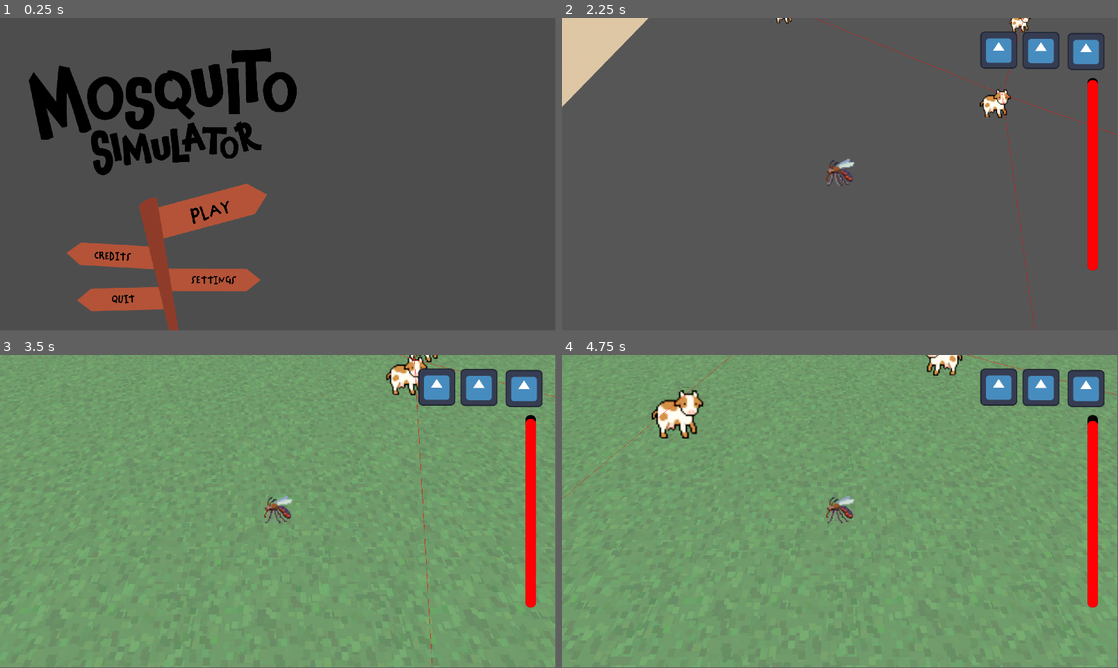
Above: before the commit, frames 1-4 (two rows, left to right).
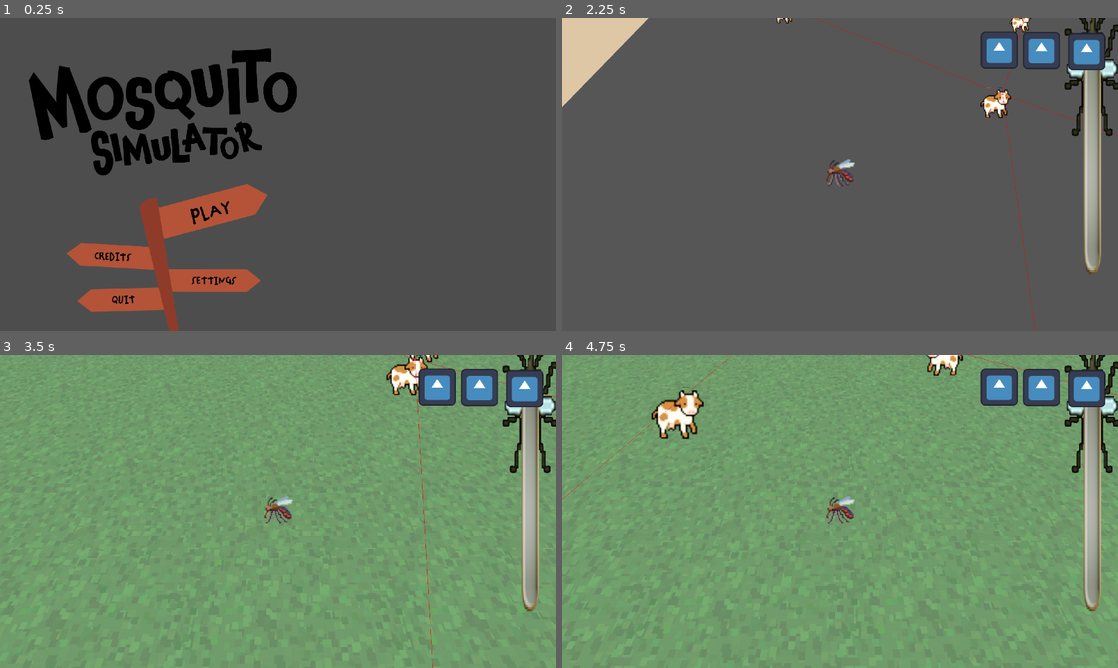
Above: after the commit, the same moments.

Repository: BrownRISDGameDevelopers/mosquito-simulator
Game: Godot game, scene res://scenes/MainMenu.tscn
Two runs of this game, one before a commit and one after it. Both use one fixed random seed, a clock stepped at 60 frames per second and the inputs below. The engine's default icon, where the game draws it, is replaced by a stand-in: a white triangle on a blue panel in a dark square.
Inputs (mouse positions are in pixels of both pictures, inside the frame that each line leads up to):
- Up to frame 1 (0.25 s): no input
- Up to frame 2 (2.25 s): click (673, 255) at 0.5 s; click (634, 68) at 1.25 s; click (773, 208) at 2 s
- Up to frame 3 (3.5 s): tap Enter at 2.75 s; hold D (right) from 2.78 s (still down); hold Shift (sprint) from 2.78 s (still down)
- Up to frame 4 (4.75 s): release D (right) at 3.53 s; release Shift (sprint) at 3.53 s; hold S (down) 3.53-4.28 s; tap Space (suck) at 3.6 s; hold D (right) from 4.28 s (still down); hold Shift (sprint) from 4.28 s (still down)
The window is 799x449 before the commit and 800x450 after it. Grey fills any space a smaller window leaves; there, only what the larger window draws over its background counts as a difference.

The runs differ from the first frame. In frame 1, 1.0% of the frame differs, in the area x 8-70%, y 9-100%; in frame 2, 3.7%; in frame 3, 3.8%, in the area x 3-100%, y 0-100%; in frame 4, 3.7%.

Commit message:
feat(ui): import ui and fix project scaling

Diff:
--- a/project.godot
+++ b/project.godot
@@ -25,6 +25,7 @@
 window/size/viewport_height=1080
 window/size/mode=2
 window/size/borderless=true
+window/stretch/mode="viewport"
 
 [global_group]
 
--- a/scenes/BloodBar.tscn
+++ b/scenes/BloodBar.tscn
@@ -1,6 +1,7 @@
-[gd_scene load_steps=4 format=3 uid="uid://cuudj6gmqmnno"]
+[gd_scene load_steps=5 format=3 uid="uid://cuudj6gmqmnno"]
 
 [ext_resource type="Script" uid="uid://dvw2xug5adtq0" path="res://blood_bar.gd" id="1_oj3me"]
+[ext_resource type="Texture2D" uid="uid://bjmi18yp3fjfx" path="res://assets/drive-download-20251115T215627Z-1-001/bar backing (1).png" id="2_qrlab"]
 
 [sub_resource type="StyleBoxFlat" id="StyleBoxFlat_mk6yt"]
 bg_color = Color(0, 0, 0, 1)
@@ -57,5 +58,17 @@
 process_thread_messages = 0
 wait_time = 0.1
 
+[node name="NinePatchRect" type="NinePatchRect" parent="."]
+layout_mode = 0
+offset_left = 1927.0
+offset_top = -44.0
+offset_right = 2854.628
+offset_bottom = 148.0
+rotation = 1.5707964
+texture = ExtResource("2_qrlab")
+region_rect = Rect2(6, 3, 1140, 380)
+patch_margin_left = 488
+patch_margin_right = 108
+
 [connection signal="timeout" from="TimeLeft" to="." method="_on_timer_timeout"]
 [connection signal="timeout" from="BloodSucked" to="." method="_on_blood_sucked_timeout"]
--- a/scenes/Credits.tscn
+++ b/scenes/Credits.tscn
@@ -1,20 +1,161 @@
-[gd_scene load_steps=3 format=3 uid="uid://c20xnrto8bbf"]
+[gd_scene load_steps=5 format=3 uid="uid://c20xnrto8bbf"]
 
 [ext_resource type="Script" uid="uid://3ycpf45ykl2r" path="res://scripts/credits.gd" id="1_hi4w3"]
 [ext_resource type="Texture2D" uid="uid://cj60pd5jjrrg2" path="res://assets/ui/Credits Screen.png" id="2_spvsy"]
+[ext_resource type="FontFile" uid="uid://c7vbvnaiafor2" path="res://assets/fonts/Chaloops Medium.otf" id="3_y8nor"]
+[ext_resource type="FontFile" uid="uid://dnjrrjnmwxpyp" path="res://assets/fonts/Chinchilla Regular.otf" id="4_al82v"]
 
-[node name="Credits" type="Node2D"]
+[node name="Credits" type="Control"]
+layout_mode = 3
+anchors_preset = 15
+anchor_right = 1.0
+anchor_bottom = 1.0
+grow_horizontal = 2
+grow_vertical = 2
 script = ExtResource("1_hi4w3")
 
 [node name="TextureRect" type="TextureRect" parent="."]
-offset_right = 1920.0
-offset_bottom = 1080.0
+layout_mode = 1
+anchors_preset = 15
+anchor_right = 1.0
+anchor_bottom = 1.0
+grow_horizontal = 2
+grow_vertical = 2
 texture = ExtResource("2_spvsy")
 
 [node name="Return" type="TextureButton" parent="."]
-offset_left = 207.0
-offset_top = 121.0
-offset_right = 312.0
-offset_bottom = 226.0
+layout_mode = 1
+anchors_preset = -1
+anchor_left = 0.106770836
+anchor_top = 0.11203704
+anchor_right = 0.1625
+anchor_bottom = 0.20925926
+metadata/_edit_use_anchors_ = true
+
+[node name="HBoxContainer" type="HBoxContainer" parent="."]
+layout_mode = 1
+anchors_preset = -1
+anchor_left = 0.16302083
+anchor_top = 0.3074074
+anchor_right = 0.8755208
+anchor_bottom = 0.8175926
+grow_horizontal = 2
+grow_vertical = 2
+theme_override_constants/separation = 160
+metadata/_edit_use_anchors_ = true
+
+[node name="Producer & Sound" type="VBoxContainer" parent="HBoxContainer"]
+layout_mode = 2
+size_flags_horizontal = 3
+size_flags_vertical = 0
+theme_override_constants/separation = 32
+
+[node name="Label" type="Label" parent="HBoxContainer/Producer & Sound"]
+layout_mode = 2
+size_flags_vertical = 6
+theme_override_colors/font_color = Color(0, 0, 0, 1)
+theme_override_fonts/font = ExtResource("3_y8nor")
+theme_override_font_sizes/font_size = 64
+text = "PRODUCERS"
+horizontal_alignment = 1
+metadata/_edit_use_anchors_ = true
+
+[node name="Names" type="Label" parent="HBoxContainer/Producer & Sound"]
+layout_mode = 2
+theme_override_colors/font_color = Color(0, 0, 0, 1)
+theme_override_fonts/font = ExtResource("4_al82v")
+theme_override_font_sizes/font_size = 52
+text = "MAGGIE WENG
+ERIC WU
+"
+horizontal_alignment = 1
+uppercase = true
+metadata/_edit_use_anchors_ = true
+
+[node name="Label2" type="Label" parent="HBoxContainer/Producer & Sound"]
+layout_mode = 2
+size_flags_vertical = 6
+theme_override_colors/font_color = Color(0, 0, 0, 1)
+theme_override_fonts/font = ExtResource("3_y8nor")
+theme_override_font_sizes/font_size = 64
+text = "SOUND"
+horizontal_alignment = 1
+metadata/_edit_use_anchors_ = true
+
+[node name="Names2" type="Label" parent="HBoxContainer/Producer & Sound"]
+layout_mode = 2
+size_flags_vertical = 0
+theme_override_colors/font_color = Color(0, 0, 0, 1)
+theme_override_fonts/font = ExtResource("4_al82v")
+theme_override_font_sizes/font_size = 52
+text = "CAMERON SMITH"
+horizontal_alignment = 1
+uppercase = true
+metadata/_edit_use_anchors_ = true
+
+[node name="Artist" type="VBoxContainer" parent="HBoxContainer"]
+layout_mode = 2
+size_flags_horizontal = 3
+size_flags_vertical = 0
+theme_override_constants/separation = 32
+
+[node name="Label" type="Label" parent="HBoxContainer/Artist"]
+layout_mode = 2
+size_flags_vertical = 6
+theme_override_colors/font_color = Color(0, 0, 0, 1)
+theme_override_fonts/font = ExtResource("3_y8nor")
+theme_override_font_sizes/font_size = 64
+text = "ARTIST"
+horizontal_alignment = 1
+metadata/_edit_use_anchors_ = true
+
+[node name="Names" type="Label" parent="HBoxContainer/Artist"]
+layout_mode = 2
+size_flags_vertical = 2
+theme_override_colors/font_color = Color(0, 0, 0, 1)
+theme_override_fonts/font = ExtResource("4_al82v")
+theme_override_font_sizes/font_size = 52
+text = "TREVOR PHAN
+MICHELLE GU
+NITIKA RAO
+ALENA ZHANG
+RITVIK BHADURY
+SIJIE YAN
+SARAH NEIDICH
+TAIRA SCHUMAN"
+horizontal_alignment = 1
+uppercase = true
+metadata/_edit_use_anchors_ = true
+
+[node name="Programmer" type="VBoxContainer" parent="HBoxContainer"]
+layout_mode = 2
+size_flags_horizontal = 3
+size_flags_vertical = 0
+theme_override_constants/separation = 32
+
+[node name="Label" type="Label" parent="HBoxContainer/Programmer"]
+layout_mode = 2
+size_flags_vertical = 6
+theme_override_colors/font_color = Color(0, 0, 0, 1)
+theme_override_fonts/font = ExtResource("3_y8nor")
+theme_override_font_sizes/font_size = 64
+text = "PROGRAMMER"
+horizontal_alignment = 1
+metadata/_edit_use_anchors_ = true
+
+[node name="Names" type="Label" parent="HBoxContainer/Programmer"]
+layout_mode = 2
+size_flags_vertical = 2
+theme_override_colors/font_color = Color(0, 0, 0, 1)
+theme_override_fonts/font = ExtResource("4_al82v")
+theme_override_font_sizes/font_size = 52
+text = "BRIAN XU
+JESSI SHIN
+RITVIK BHADURY
+ADELINA ZHENG
+GRACE YANG"
+horizontal_alignment = 1
+uppercase = true
+metadata/_edit_use_anchors_ = true
 
 [connection signal="pressed" from="Return" to="." method="_on_return_pressed"]
--- a/scenes/LevelContainer.tscn
+++ b/scenes/LevelContainer.tscn
@@ -21,6 +21,7 @@
 anchor_bottom = 1.0
 grow_horizontal = 2
 grow_vertical = 2
+stretch = true
 
 [node name="SubViewport" type="SubViewport" parent="MinigameViewport"]
 handle_input_locally = false
@@ -36,6 +37,7 @@
 anchor_bottom = 1.0
 grow_horizontal = 2
 grow_vertical = 2
+stretch = true
 
 [node name="SubViewport" type="SubViewport" parent="MapViewport"]
 handle_input_locally = false
--- a/scenes/MainMenu.tscn
+++ b/scenes/MainMenu.tscn
@@ -13,18 +13,28 @@
 script = ExtResource("1_yqorp")
 
 [node name="TextureRect" type="TextureRect" parent="."]
-layout_mode = 0
-offset_right = 1920.0
-offset_bottom = 1081.0
+layout_mode = 1
+anchors_preset = -1
+anchor_top = -0.00046296295
+anchor_right = 1.0
+anchor_bottom = 1.000463
+offset_top = 0.5
+offset_bottom = -0.5
+grow_horizontal = 2
+grow_vertical = 2
 texture = ExtResource("2_0ykhv")
+metadata/_edit_use_anchors_ = true
 
 [node name="StartButton" type="TextureButton" parent="."]
 layout_mode = 0
-offset_left = 539.99994
-offset_top = 655.0
-offset_right = 919.99994
-offset_bottom = 765.0
+anchor_left = 0.28124997
+anchor_top = 0.6064815
+anchor_right = 0.48725095
+anchor_bottom = 0.6137969
+offset_right = -15.521912
+offset_bottom = 102.099365
 rotation = -0.2617994
+metadata/_edit_use_anchors_ = true
 
 [node name="InfiniteMode" type="TextureButton" parent="."]
 layout_mode = 0
@@ -34,11 +44,14 @@
 offset_bottom = 493.5
 
 [node name="Credits" type="TextureButton" parent="."]
-layout_mode = 0
-offset_left = 235.99998
-offset_top = 774.0
-offset_right = 536.0
-offset_bottom = 854.0
+layout_mode = 1
+anchors_preset = -1
+anchor_left = 0.12291666
+anchor_top = 0.71666664
+anchor_right = 0.27677187
+anchor_bottom = 0.805177
+offset_right = 4.5980225
+offset_bottom = -15.5911255
 rotation = 0.05235988
 
 [node name="Quit" type="TextureButton" parent="."]
@@ -46,10 +59,10 @@
 anchors_preset = -1
 anchor_left = 0.14166668
 anchor_top = 0.86666673
-anchor_right = 0.18125
-anchor_bottom = 0.9018519
-offset_right = 214.0
-offset_bottom = 42.0
+anchor_right = 0.29341254
+anchor_bottom = 0.93604326
+offset_right = -1.3520508
+offset_bottom = 5.0733643
 rotation = -0.017453292
 metadata/_edit_use_anchors_ = true
 
--- a/scripts/credits.gd
+++ b/scripts/credits.gd
@@ -1,4 +1,4 @@
-extends Node2D
+extends Control
 
 func _on_return_pressed() -> void:
-    get_tree().change_scene_to_file("res://scenes/MainMenu.tscn")
+	get_tree().change_scene_to_file("res://scenes/MainMenu.tscn")
Binary file added: assets/drive-download-20251115T215627Z-1-001/bar backing (1).png
Not shown, added: assets/drive-download-20251115T215627Z-1-001/bar backing (1).png.import
Binary file added: assets/drive-download-20251115T215627Z-1-001/blood bar front.png
Not shown, added: assets/drive-download-20251115T215627Z-1-001/blood bar front.png.import
Binary file added: assets/drive-download-20251115T215627Z-1-001/blood bar.png
Not shown, added: assets/drive-download-20251115T215627Z-1-001/blood bar.png.import
Binary file added: assets/fonts/Chinchilla Black Regular.ttf
Not shown, added: assets/fonts/Chinchilla Black Regular.ttf.import
Binary file added: assets/fonts/Chinchilla Regular.otf
Not shown, added: assets/fonts/Chinchilla Regular.otf.import
Binary file changed: assets/ui/Credits Screen.png
Not shown, added: assets/drive-download-20251115T215627Z-1-001.zip
